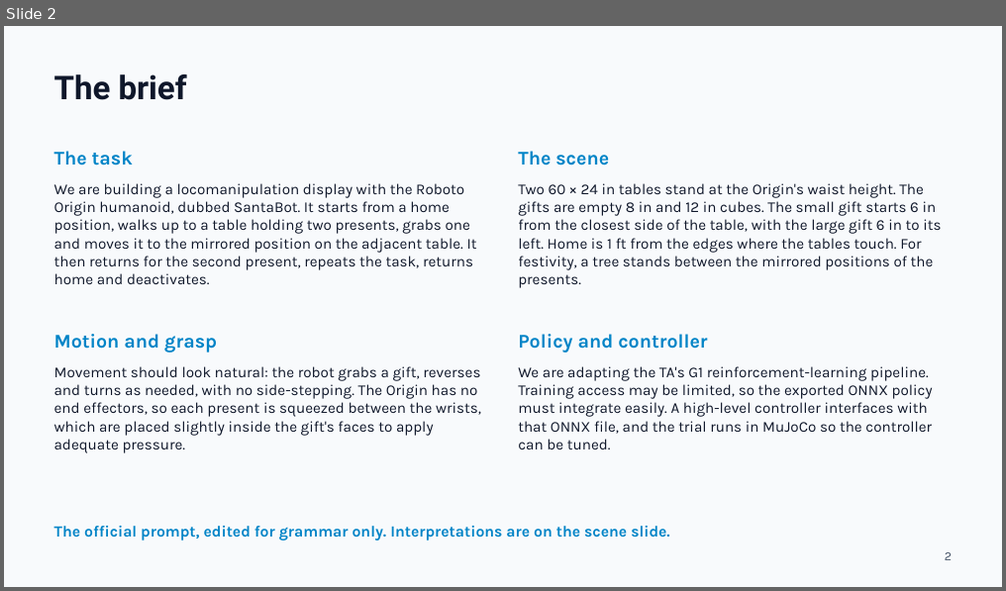
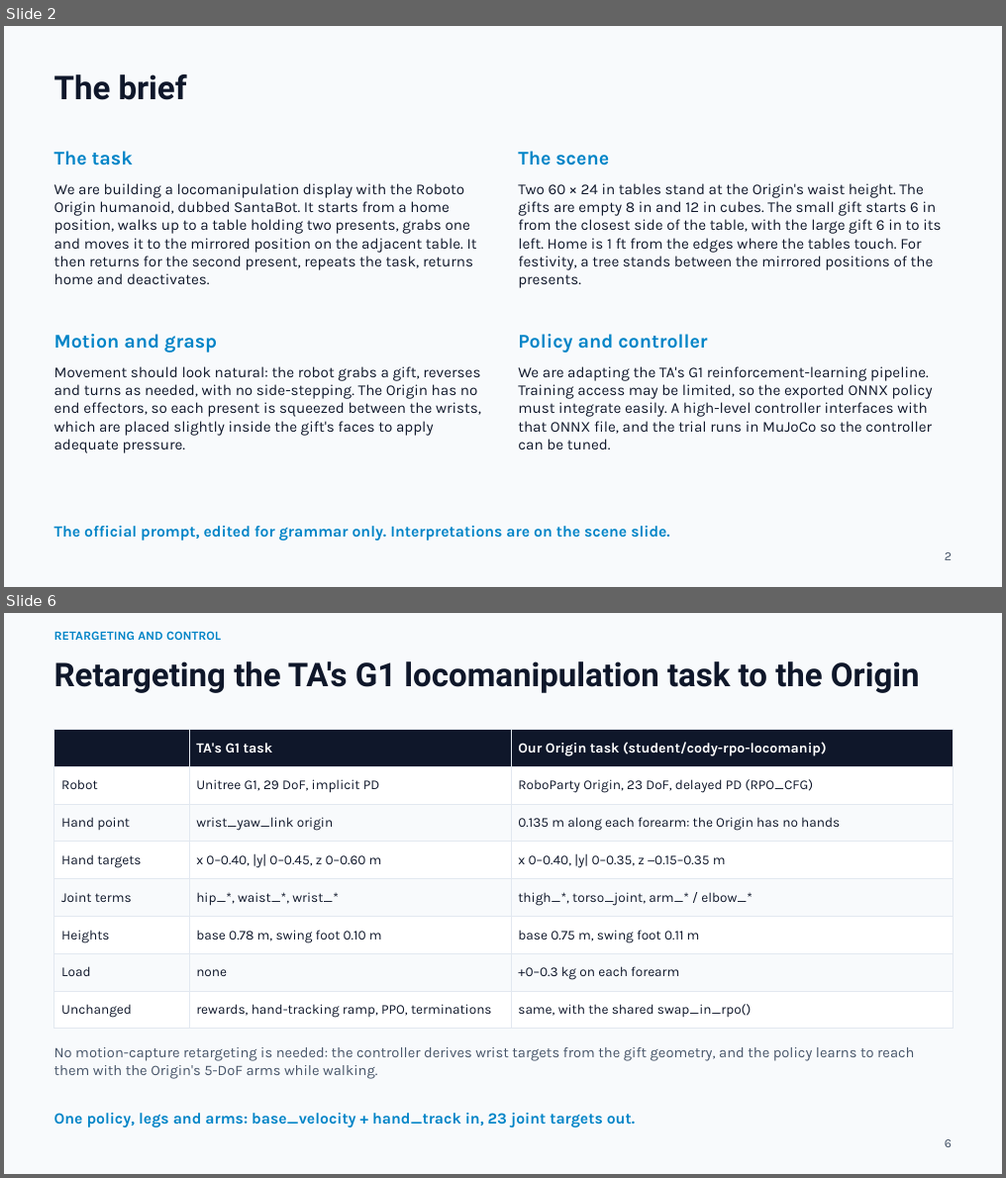
Before and after one commit to thebestjuan1738/SantaDisplayRoboto, a slide deck: slides/SantaBot_Stage2_Simulation_Review.pptx. Shown one above the other, each under a label of ours: slide 2 before the commit, slides 2 and 6 after it; the slides between them are not shown. The pictures are 1006x591 and 1006x1178 pixels, drawn with LibreOffice and Linux fonts; fonts in the diff are those of the drawing. Boxes give left, top, right and bottom in pixels: in the first picture for what was removed or moved away, otherwise in the second. Text is boxed around its words. In the diff, an @@ line names an element or a change of style, - is before the commit and + after.

```diff
--- a/slides/SantaBot_Stage2_Simulation_Review.pptx
+++ b/slides/SantaBot_Stage2_Simulation_Review.pptx
@@ slide 6 added at (4, 613, 1002, 1174), background #F8FAFC @@
@@ text added at (54, 631, 221, 640), 12 pt, text #0284C7, bold @@
+RETARGETING AND CONTROL
@@ text added at (54, 662, 920, 693), 31.5 pt, text #0F172A, bold @@
+Retargeting the TA's G1 locomanipulation task to the Origin
@@ table added at (54, 729, 952, 1029), 8 rows, 3 columns @@
+ | TA's G1 task | Our Origin task (student/cody-rpo-locomanip)
+Robot | Unitree G1, 29 DoF, implicit PD | RoboParty Origin, 23 DoF, delayed PD (RPO_CFG)
+Hand point | wrist_yaw_link origin | 0.135 m along each forearm: the Origin has no hands
+Hand targets | x 0–0.40, |y| 0–0.45, z 0–0.60 m | x 0–0.40, |y| 0–0.35, z −0.15–0.35 m
+Joint terms | hip_*, waist_*, wrist_* | thigh_*, torso_joint, arm_* / elbow_*
+Heights | base 0.78 m, swing foot 0.10 m | base 0.75 m, swing foot 0.11 m
+Load | none | +0–0.3 kg on each forearm
+Unchanged | rewards, hand-tracking ramp, PPO, terminations | same, with the shared swap_in_rpo()
@@ text added at (54, 1048, 914, 1079), 14 pt, text #475569 @@
+No motion-capture retargeting is needed: the controller derives wrist targets from the gift geometry, and the policy learns to reach them with the Origin's 5-DoF arms while walking.
@@ text added at (54, 1113, 635, 1128), 15 pt, text #0284C7, bold @@
+One policy, legs and arms: base_velocity + hand_track in, 23 joint targets out.
@@ text added at (944, 1140, 951, 1148), 12 pt, text #475569 @@
+6
```
Also in this commit, not shown: 10 slides changed, 2 other slides added, 6 other files.
